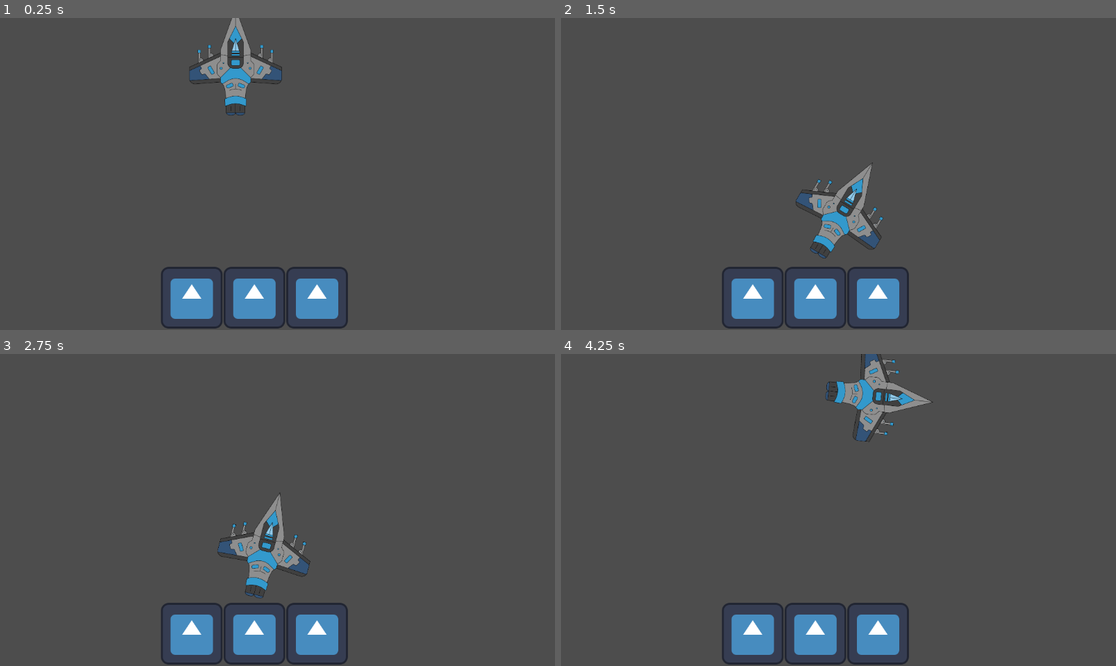
Above: before the commit, frames 1-4 (two rows, left to right).
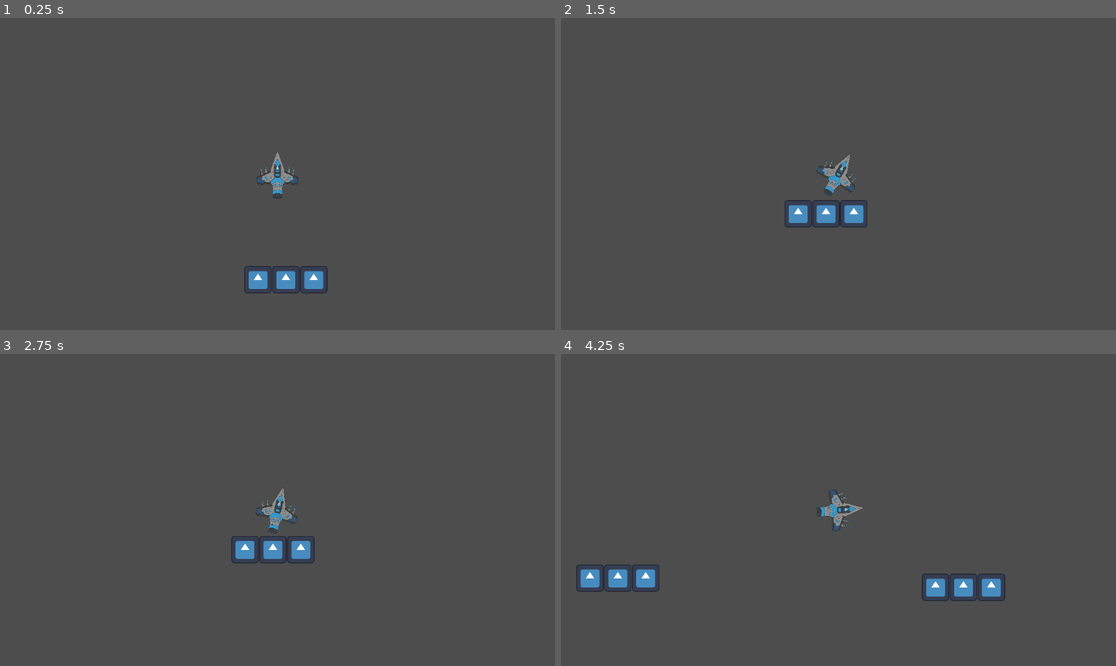
Above: after the commit, the same moments.

Repository: nvisary/Landing-Mission
Game: Godot game, scene res://testing.tscn
The game is run twice, just before and just after one commit, with the same random seed, the same clock (stepped at 60 frames per second) and the same inputs. The engine's default icon, where the game draws it, is replaced by a stand-in: a white triangle on a blue panel in a dark square.
Inputs:
- Up to frame 1 (0.25 s): no input
- Up to frame 2 (1.5 s): hold Right (ui_right) 0.53-1.28 s; hold Left (ui_left) from 1.28 s (still down)
- Up to frame 3 (2.75 s): release Left (ui_left) at 2.03 s; hold Right (ui_right) from 2.03 s (still down)
- Up to frame 4 (4.25 s): release Right (ui_right) at 2.78 s; hold Up (ui_up) 2.78-3.53 s; hold Left (ui_left) from 3.53 s (still down)

The runs differ from the first frame. In frame 1, 6.0% of the frame differs, in the area x 29-63%, y 0-100%; in frame 2, 6.1%; in frame 3, 5.9%; in frame 4, 7.4%, in the area x 2-80%, y 0-100%.

Commit message:
fix physics

Diff:
--- /dev/null
+++ b/Camera2D.gd
@@ -0,0 +1,12 @@
+extends Camera2D
+
+@onready var Target: RigidBody2D = $"../Rocket"
+
+# Called when the node enters the scene tree for the first time.
+func _ready():
+	pass # Replace with function body.
+
+
+# Called every frame. 'delta' is the elapsed time since the previous frame.
+func _process(delta):
+	position = Target.position
--- a/rocket.gd
+++ b/rocket.gd
@@ -4,18 +4,25 @@
 var yspeed = 10000
 var xspeed = 10000
 
+var main_thrust = 1000 # Основная тяга
+var force_applied = Vector2()
+
 func _ready():
-	pass # Replace with function body.
+	set_process(true)
 
 
 # Called every frame. 'delta' is the elapsed time since the previous frame.
 func _process(delta):
+	var direction = Vector2(cos(rotation), sin(rotation))
+
+
 	if Input.is_action_pressed('ui_left'):
 		#set_axis_velocity(Vector2(-xspeed, 0))
-		apply_central_force(Vector2(-xspeed * 5 * delta, 0))
+
+		apply_central_force(Vector2(-xspeed * 5 * delta, 0).rotated(rotation))
 	if Input.is_action_pressed('ui_right'):
 		#set_axis_velocity(Vector2(xspeed, 0))
-		apply_central_force(Vector2(xspeed * 5 * delta, 0))
+		apply_central_force(Vector2(xspeed * 5 * delta, 0).rotated(rotation))
 	if Input.is_action_pressed('ui_up'):
 		#set_axis_velocity(Vector2(0, -yspeed))
-		apply_central_force(Vector2(0,-yspeed * 10 * delta))
+		apply_central_force(Vector2(0,-yspeed * 10 * delta).rotated(rotation))
--- a/testing.tscn
+++ b/testing.tscn
@@ -1,12 +1,25 @@
-[gd_scene load_steps=3 format=3 uid="uid://b78qmipf6puye"]
+[gd_scene load_steps=4 format=3 uid="uid://b78qmipf6puye"]
 
 [ext_resource type="PackedScene" uid="uid://cuvwpkr74qe7d" path="res://Landing.tscn" id="1_50hao"]
 [ext_resource type="PackedScene" uid="uid://c3sjn8vaval7t" path="res://rocket.tscn" id="2_diot0"]
+[ext_resource type="Script" path="res://Camera2D.gd" id="3_dw6jf"]
 
 [node name="Testing" type="Node2D"]
 
 [node name="Landing" parent="." instance=ExtResource("1_50hao")]
 position = Vector2(528, 581)
 
+[node name="Landing2" parent="." instance=ExtResource("1_50hao")]
+position = Vector2(2140, 624)
+
+[node name="Camera2D" type="Camera2D" parent="."]
+position = Vector2(501, -5)
+zoom = Vector2(0.445, 0.445)
+position_smoothing_enabled = true
+position_smoothing_speed = 100.0
+rotation_smoothing_enabled = true
+rotation_smoothing_speed = 10.0
+script = ExtResource("3_dw6jf")
+
 [node name="Rocket" parent="." instance=ExtResource("2_diot0")]
 position = Vector2(489, 62)
Not shown, added: tesFE29.tmp
